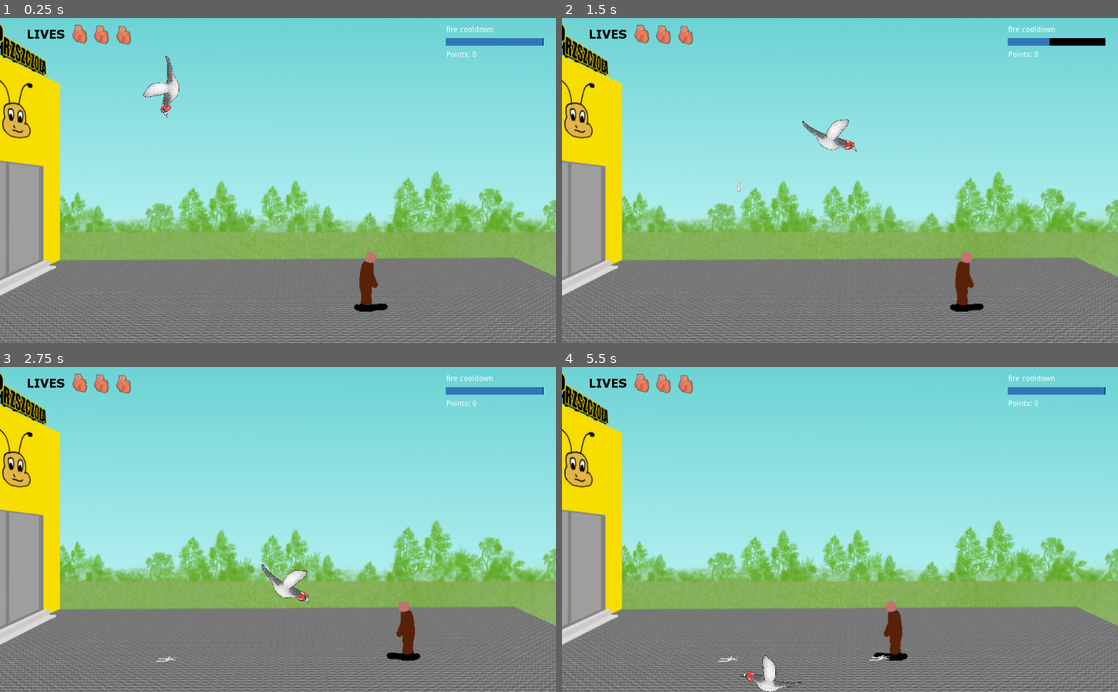
Above: before the commit, frames 1-4 (two rows, left to right).
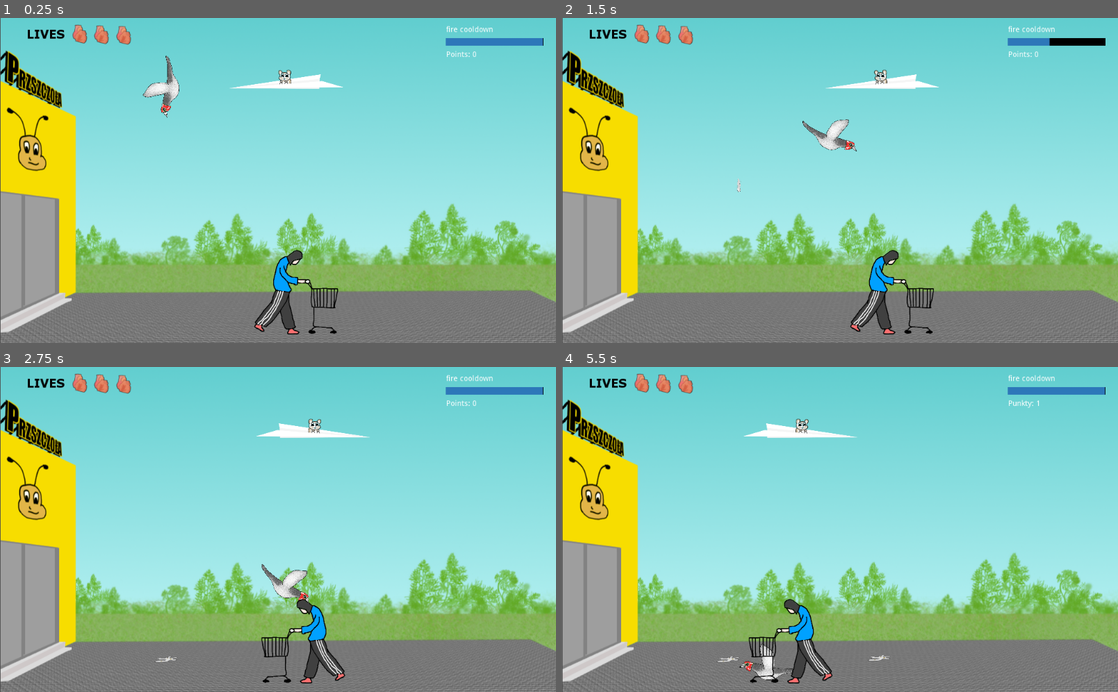
Above: after the commit, the same moments.

Repository: Ama94/PigeonSimulator
Game: Godot game, scene res://main.tscn
Two runs of this game, one before a commit and one after it. Both use one fixed random seed, a clock stepped at 60 frames per second and the inputs below. The engine's default icon, where the game draws it, is replaced by a stand-in: a white triangle on a blue panel in a dark square.
Inputs (mouse positions are in pixels of both pictures, inside the frame that each line leads up to):
- Up to frame 1 (0.25 s): no input
- Up to frame 2 (1.5 s): move the mouse to (962, 164) at 0.52 s; hold Right (ui_right) 0.53-1.28 s; click (962, 164) at 0.67 s; tap Space (ui_select) at 0.77 s; move the mouse to (728, 196) at 1.27 s; hold Left (ui_left) from 1.28 s (still down); click (728, 196) at 1.42 s
- Up to frame 3 (2.75 s): tap Space (ui_select) at 1.52 s; move the mouse to (333, 458) at 2.02 s; release Left (ui_left) at 2.03 s; hold Right (ui_right) from 2.03 s (still down); click (333, 458) at 2.17 s
- Up to frame 4 (5.5 s): move the mouse to (812, 594) at 2.77 s; release Right (ui_right) at 2.78 s; hold Up (ui_up) 2.78-3.53 s; click (812, 594) at 2.92 s; tap Space (ui_select) at 3.02, 3.77, 4.52 s; move the mouse to (1006, 578) at 3.52 s; hold Left (ui_left) from 3.53 s (still down); click (1006, 578) at 3.67 s; move the mouse to (673, 480) at 4.27 s; click (673, 480) at 4.42 s; move the mouse to (867, 529) at 5.02 s; click (867, 529) at 5.17 s

The runs differ from the first frame. In frame 1, 31% of the frame differs, in the area x 0-100%, y 0-100%; in frame 2, 31%; in frame 3, 31%; in frame 4, 31%.

Commit message:
++

Diff:
--- a/Enemy.gd
+++ b/Enemy.gd
@@ -13,3 +13,8 @@
 		get_node("Sprite").set_flip_h(false)
 	if(self.position.x > 0.6 * get_viewport_rect().size.x ):
 		get_node("Sprite").set_flip_h(true)
+
+func _on_Area2D_area_entered(area):
+	area.get_node("CollisionShape2D").disabled = true
+	globals.points += 1;
+	$"../GUI/Points".text = "Punkty: " + str(globals.points)
--- /dev/null
+++ b/Enemy.tscn
@@ -0,0 +1,45 @@
+[gd_scene load_steps=5 format=2]
+
+[ext_resource path="res://Enemy.gd" type="Script" id=1]
+[ext_resource path="res://assets/person.png" type="Texture" id=2]
+
+[sub_resource type="Animation" id=1]
+resource_name = "New Anim"
+length = 0.4
+loop = true
+step = 0.2
+tracks/0/type = "value"
+tracks/0/path = NodePath(".:frame")
+tracks/0/interp = 1
+tracks/0/loop_wrap = true
+tracks/0/imported = false
+tracks/0/enabled = true
+tracks/0/keys = {
+"times": PoolRealArray( 0, 0.2 ),
+"transitions": PoolRealArray( 1, 1 ),
+"update": 1,
+"values": [ 0, 1 ]
+}
+
+[sub_resource type="CapsuleShape2D" id=2]
+radius = 46.2193
+height = 71.6177
+
+[node name="Enemy" type="Node2D"]
+script = ExtResource( 1 )
+
+[node name="Sprite" type="Sprite" parent="."]
+scale = Vector2( 0.5, 0.5 )
+texture = ExtResource( 2 )
+hframes = 2
+
+[node name="AnimationPlayer" type="AnimationPlayer" parent="Sprite"]
+autoplay = "New Anim"
+"anims/New Anim" = SubResource( 1 )
+
+[node name="Area2D" type="Area2D" parent="."]
+
+[node name="CollisionShape2D" type="CollisionShape2D" parent="Area2D"]
+shape = SubResource( 2 )
+
+[connection signal="area_entered" from="Area2D" to="." method="_on_Area2D_area_entered"]
--- /dev/null
+++ b/Hamster.gd
@@ -0,0 +1,31 @@
+extends Node2D
+
+var velocity = Vector2( 50.0 , 0.0 )
+
+func _ready():
+	self.position.x = 0.5 * get_viewport_rect().size.x;
+
+func _physics_process(delta):
+	self.position += velocity * delta
+
+	if(self.position.x < 0.2 * get_viewport_rect().size.x or self.position.x > 0.6 * get_viewport_rect().size.x ):
+		velocity *= -1
+		get_node("Sprite").set_flip_h(false)
+	if(self.position.x > 0.6 * get_viewport_rect().size.x ):
+		get_node("Sprite").set_flip_h(true)
+
+
+func _on_Area2D_body_entered(body):
+	print("W CHOMIKU")
+	globals.life -= 1;
+	print(globals.life)
+	if globals.life == 2:
+		$"../GUI/lifes3".visible = false
+		print("2")
+	if globals.life == 1:
+		print("1")
+		$"../GUI/life2".visible = false
+	if globals.life == 0:
+		print("0")
+		$"../GUI/life".visible = false
+		get_tree().change_scene("res://menu.tscn")
--- /dev/null
+++ b/Hamster.tscn
@@ -0,0 +1,26 @@
+[gd_scene load_steps=4 format=2]
+
+[ext_resource path="res://Hamster.gd" type="Script" id=1]
+[ext_resource path="res://assets/paper_plane_hamster.png" type="Texture" id=2]
+
+[sub_resource type="CapsuleShape2D" id=1]
+radius = 39.9324
+height = 689.421
+
+[node name="Hamster" type="Node2D"]
+script = ExtResource( 1 )
+
+[node name="Sprite" type="Sprite" parent="."]
+scale = Vector2( 0.3, 0.3 )
+texture = ExtResource( 2 )
+
+[node name="Area2D" type="Area2D" parent="."]
+scale = Vector2( 0.3, 0.3 )
+
+[node name="CollisionShape2D" type="CollisionShape2D" parent="Area2D"]
+position = Vector2( 0, -10 )
+rotation = 1.5708
+shape = SubResource( 1 )
+
+[connection signal="area_entered" from="Area2D" to="." method="_on_Area2D_area_entered"]
+[connection signal="body_entered" from="Area2D" to="." method="_on_Area2D_body_entered"]
--- a/NewGame.gd
+++ b/NewGame.gd
@@ -17,3 +17,5 @@
 	if event is InputEventMouseButton:
 		if event.is_pressed():
 			get_tree().change_scene("res://main.tscn")
+			globals.life = 3
+			globals.points = 0
--- a/Player.gd
+++ b/Player.gd
@@ -35,7 +35,6 @@
 #	position += velocity * delta + direction
 #	position.y += gravity
 #	velocity += force * delta
-	print(linear_velocity)
 	$Sprite.rotation = get_angle_to(linear_velocity+position)
 
 	if(abs($Sprite.rotation_degrees) > 90):
--- a/bullet.gd
+++ b/bullet.gd
@@ -1,17 +1,25 @@
-extends Sprite
+extends Node2D
 
 # Declare member variables here. Examples:
 var velocity = Vector2()
 
 # Called when the node enters the scene tree for the first time.
 func _ready():
-	self.texture = load("res://assets/flying_pigeon_shit.png")
-	self.scale = Vector2(0.05,0.05)
+	$Sprite.texture = load("res://assets/flying_pigeon_shit.png")
+	$Sprite.scale = Vector2(0.05,0.05)
 
 # Called every frame. 'delta' is the elapsed time since the previous frame.
 func _process(delta):
-	if(self.position.y > 0.8 * get_viewport_rect().size.y):
-		self.texture = load("res://assets/pigeon_shit.png")
-		self.scale = Vector2(0.5,0.5)
+	if(position.y > 0.8 * get_viewport().size.y):
+		$Sprite.texture = load("res://assets/pigeon_shit.png")
+		$Sprite.scale = Vector2(0.5,0.5)
+		$Area2D/CollisionShape2D.disabled = true
+		if $Timer.is_stopped ( ):
+			$Timer.start()
 	else:
 		position += velocity * delta * 5
+
+
+func _on_Timer_timeout():
+	print("OUT")
+	queue_free()
--- a/bullet.tscn
+++ b/bullet.tscn
@@ -1,10 +1,22 @@
-[gd_scene load_steps=3 format=2]
+[gd_scene load_steps=4 format=2]
 
-[ext_resource path="res://icon.png" type="Texture" id=1]
-[ext_resource path="res://bullet.gd" type="Script" id=2]
+[ext_resource path="res://bullet.gd" type="Script" id=1]
+[ext_resource path="res://icon.png" type="Texture" id=2]
 
-[node name="bullet" type="Sprite"]
-rotation = 1.5708
-scale = Vector2( 0.3, 1 )
-texture = ExtResource( 1 )
-script = ExtResource( 2 )
+[sub_resource type="CircleShape2D" id=1]
+
+[node name="bullet" type="Node2D"]
+script = ExtResource( 1 )
+
+[node name="Area2D" type="Area2D" parent="."]
+
+[node name="CollisionShape2D" type="CollisionShape2D" parent="Area2D"]
+shape = SubResource( 1 )
+
+[node name="Sprite" type="Sprite" parent="."]
+texture = ExtResource( 2 )
+
+[node name="Timer" type="Timer" parent="."]
+wait_time = 5.0
+
+[connection signal="timeout" from="Timer" to="." method="_on_Timer_timeout"]
--- /dev/null
+++ b/globals.gd
@@ -0,0 +1,3 @@
+extends Node
+var points:int
+var life:int = 3
--- a/main.tscn
+++ b/main.tscn
@@ -2,10 +2,10 @@
 
 [ext_resource path="res://assets/map1.png" type="Texture" id=1]
 [ext_resource path="res://Pigeon.tscn" type="PackedScene" id=2]
-[ext_resource path="res://Enemy.gd" type="Script" id=3]
-[ext_resource path="res://ludzik.png" type="Texture" id=4]
-[ext_resource path="res://assets/heart.png" type="Texture" id=5]
-[ext_resource path="res://assets/lives.png" type="Texture" id=6]
+[ext_resource path="res://Enemy.tscn" type="PackedScene" id=3]
+[ext_resource path="res://assets/heart.png" type="Texture" id=4]
+[ext_resource path="res://assets/lives.png" type="Texture" id=5]
+[ext_resource path="res://Hamster.tscn" type="PackedScene" id=6]
 
 [sub_resource type="StyleBoxFlat" id=1]
 bg_color = Color( 0.180392, 0.470588, 0.729412, 1 )
@@ -22,12 +22,9 @@
 }
 
 [node name="map1" type="Sprite" parent="."]
-position = Vector2( 548.015, 264.498 )
+position = Vector2( 577.015, 324.498 )
 z_index = -1
 texture = ExtResource( 1 )
-__meta__ = {
-"_edit_lock_": true
-}
 
 [node name="Pigeon" parent="." instance=ExtResource( 2 )]
 position = Vector2( 310, 136 )
@@ -35,16 +32,10 @@
 
 [node name="bullets" type="Node" parent="."]
 
-[node name="Enemy" type="Node2D" parent="."]
-editor/display_folded = true
-script = ExtResource( 3 )
-
-[node name="Sprite" type="Sprite" parent="Enemy"]
-position = Vector2( 161, 483 )
-texture = ExtResource( 4 )
+[node name="Enemy" parent="." instance=ExtResource( 3 )]
+position = Vector2( 71.8918, 500.818 )
 
 [node name="GUI" type="CanvasLayer" parent="."]
-editor/display_folded = true
 
 [node name="cooldown" type="ProgressBar" parent="GUI"]
 margin_left = 821.111
@@ -74,39 +65,42 @@
 [node name="life" type="Sprite" parent="GUI"]
 position = Vector2( 149.585, 29.9169 )
 scale = Vector2( 0.844875, 0.756233 )
-texture = ExtResource( 5 )
+texture = ExtResource( 4 )
 
 [node name="life2" type="Sprite" parent="GUI"]
 position = Vector2( 189.474, 31.0249 )
 scale = Vector2( 0.844875, 0.756233 )
-texture = ExtResource( 5 )
+texture = ExtResource( 4 )
 
 [node name="lifes3" type="Sprite" parent="GUI"]
 position = Vector2( 230.471, 32.133 )
 scale = Vector2( 0.844875, 0.756233 )
-texture = ExtResource( 5 )
+texture = ExtResource( 4 )
 
 [node name="lives" type="Sprite" parent="GUI"]
 position = Vector2( 85.3186, 28.8089 )
 scale = Vector2( 0.756233, 0.778393 )
-texture = ExtResource( 6 )
+texture = ExtResource( 5 )
 
 [node name="StaticBody2D" type="StaticBody2D" parent="."]
 
 [node name="CollisionShape2D" type="CollisionShape2D" parent="StaticBody2D"]
-position = Vector2( 481.161, 618.106 )
+position = Vector2( 481.161, 604.106 )
 shape = SubResource( 3 )
 
 [node name="CollisionShape2D2" type="CollisionShape2D" parent="StaticBody2D"]
-position = Vector2( 425.589, -95.2742 )
+position = Vector2( 425.589, -4.2742 )
 shape = SubResource( 3 )
 
 [node name="CollisionShape2D3" type="CollisionShape2D" parent="StaticBody2D"]
-position = Vector2( -37.074, 201.968 )
+position = Vector2( -8.074, 201.968 )
 rotation = 1.5708
 shape = SubResource( 3 )
 
 [node name="CollisionShape2D4" type="CollisionShape2D" parent="StaticBody2D"]
-position = Vector2( 1124.75, 235.569 )
+position = Vector2( 1030.75, 235.569 )
 rotation = 1.5708
 shape = SubResource( 3 )
+
+[node name="Hamster" parent="." instance=ExtResource( 6 )]
+position = Vector2( -141, 124 )
--- a/menu.tscn
+++ b/menu.tscn
@@ -1,11 +1,12 @@
-[gd_scene load_steps=7 format=2]
+[gd_scene load_steps=8 format=2]
 
-[ext_resource path="res://assets/menu_newgame.png" type="Texture" id=1]
-[ext_resource path="res://NewGame.gd" type="Script" id=2]
-[ext_resource path="res://assets/menu_rank.png" type="Texture" id=3]
-[ext_resource path="res://Rank.gd" type="Script" id=4]
-[ext_resource path="res://assets/menu_exit.png" type="Texture" id=5]
-[ext_resource path="res://Exit.gd" type="Script" id=6]
+[ext_resource path="res://assets/logo.png" type="Texture" id=1]
+[ext_resource path="res://assets/menu_newgame.png" type="Texture" id=2]
+[ext_resource path="res://NewGame.gd" type="Script" id=3]
+[ext_resource path="res://assets/menu_rank.png" type="Texture" id=4]
+[ext_resource path="res://Rank.gd" type="Script" id=5]
+[ext_resource path="res://assets/menu_exit.png" type="Texture" id=6]
+[ext_resource path="res://Exit.gd" type="Script" id=7]
 
 [node name="MarginContainer" type="MarginContainer"]
 anchor_right = 1.0
@@ -19,33 +20,39 @@
 margin_left = 120.0
 margin_top = 80.0
 margin_right = 904.0
-margin_bottom = 520.0
+margin_bottom = 792.0
 
 [node name="VBoxContainer" type="VBoxContainer" parent="HBoxContainer"]
-margin_right = 500.0
-margin_bottom = 440.0
+margin_right = 640.0
+margin_bottom = 712.0
+
+[node name="TextureRect" type="TextureRect" parent="HBoxContainer/VBoxContainer"]
+margin_right = 640.0
+margin_bottom = 400.0
+texture = ExtResource( 1 )
 
 [node name="NewGame" type="TextureRect" parent="HBoxContainer/VBoxContainer"]
-margin_right = 500.0
-margin_bottom = 100.0
-texture = ExtResource( 1 )
-script = ExtResource( 2 )
+margin_top = 404.0
+margin_right = 640.0
+margin_bottom = 504.0
+texture = ExtResource( 2 )
+script = ExtResource( 3 )
 
 [node name="Rank" type="TextureRect" parent="HBoxContainer/VBoxContainer"]
-margin_top = 104.0
-margin_right = 500.0
-margin_bottom = 204.0
-texture = ExtResource( 3 )
-script = ExtResource( 4 )
+margin_top = 508.0
+margin_right = 640.0
+margin_bottom = 608.0
+texture = ExtResource( 4 )
+script = ExtResource( 5 )
 
 [node name="Exit" type="TextureRect" parent="HBoxContainer/VBoxContainer"]
-margin_top = 208.0
-margin_right = 500.0
-margin_bottom = 308.0
-texture = ExtResource( 5 )
-script = ExtResource( 6 )
+margin_top = 612.0
+margin_right = 640.0
+margin_bottom = 712.0
+texture = ExtResource( 6 )
+script = ExtResource( 7 )
 
 [node name="CenterContainer" type="CenterContainer" parent="HBoxContainer"]
-margin_left = 504.0
-margin_right = 504.0
-margin_bottom = 440.0
+margin_left = 644.0
+margin_right = 644.0
+margin_bottom = 712.0
--- a/project.godot
+++ b/project.godot
@@ -19,6 +19,10 @@
 run/main_scene="res://main.tscn"
 config/icon="res://icon.png"
 
+[autoload]
+
+globals="*res://globals.gd"
+
 [rendering]
 
 environment/default_environment="res://default_env.tres"
Not shown: 2 places in Pigeon.tscn that only renumber resources
Not shown, added: assets/logo.png.import
